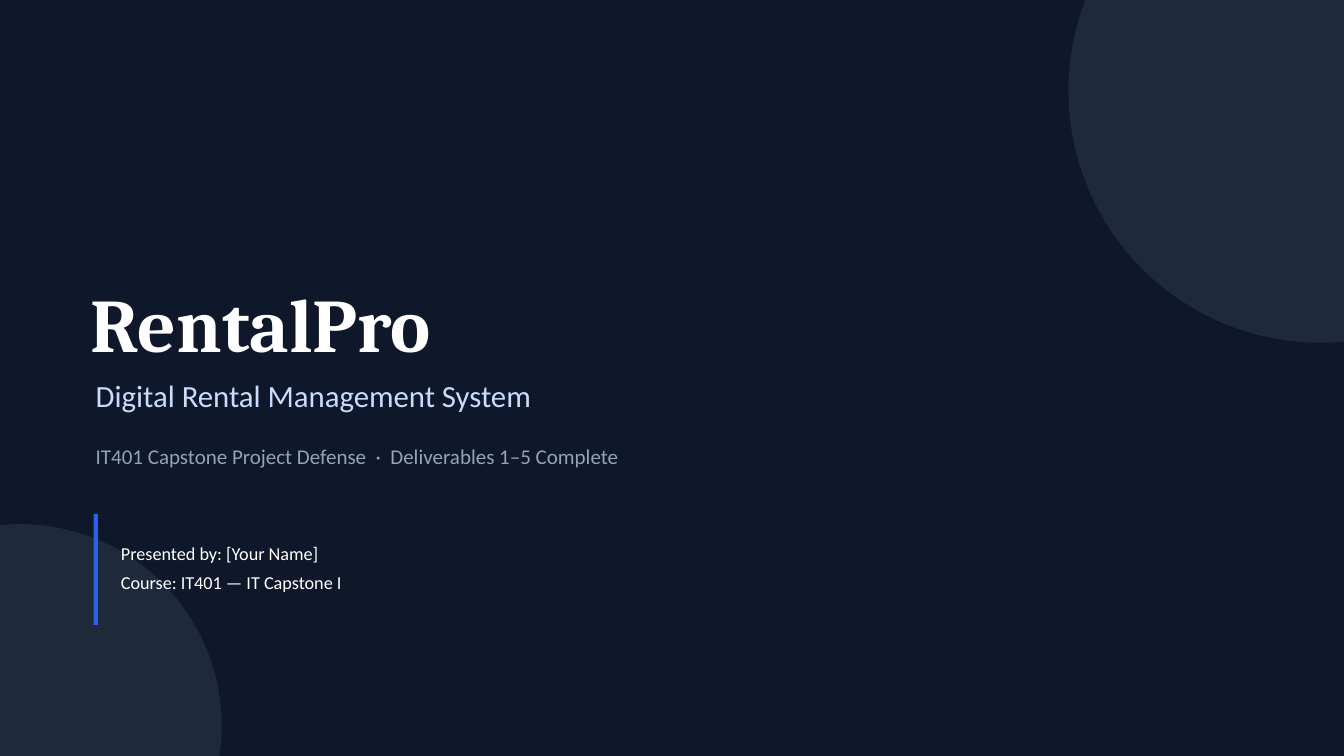
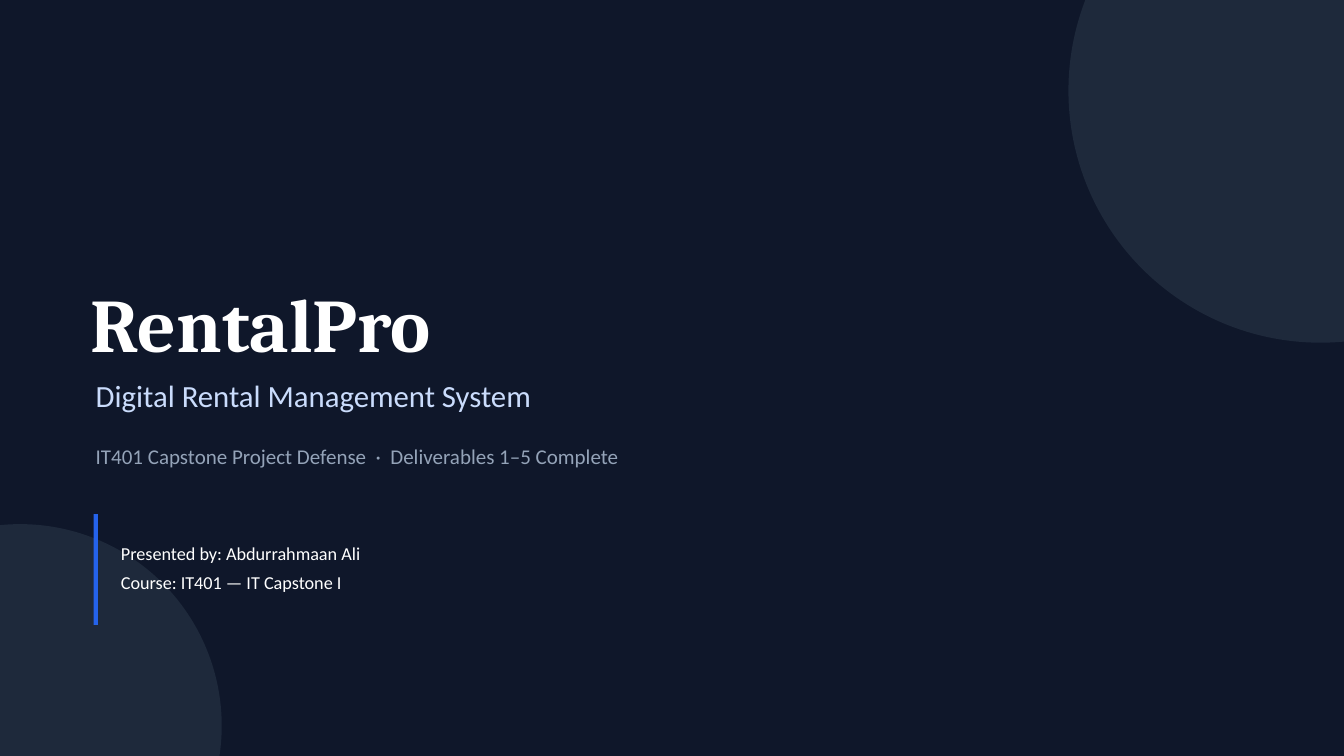
Before and after one commit to Abdur-lab/github-slideshow, a slide deck: slide 1 of docs/ABDURRAHMAAN_IT401_DEL_6_PRESENTATION.pptx. Drawn at 1344x756 pixels with LibreOffice and Linux fonts; fonts in the diff are those of the drawing. Boxes give left, top, right and bottom in pixels: in the first picture for what was removed or moved away, otherwise in the second. Text is boxed around its words. In the diff, an @@ line names an element or a change of style, - is before the commit and + after.

```diff
--- a/docs/ABDURRAHMAAN_IT401_DEL_6_PRESENTATION.pptx
+++ b/docs/ABDURRAHMAAN_IT401_DEL_6_PRESENTATION.pptx
@@ text at box(121, 547, 360, 563): text changed @@
-Presented by: [Your Name]
+Presented by: Abdurrahmaan Ali
```
Also in this commit, not shown: 3 other files.
